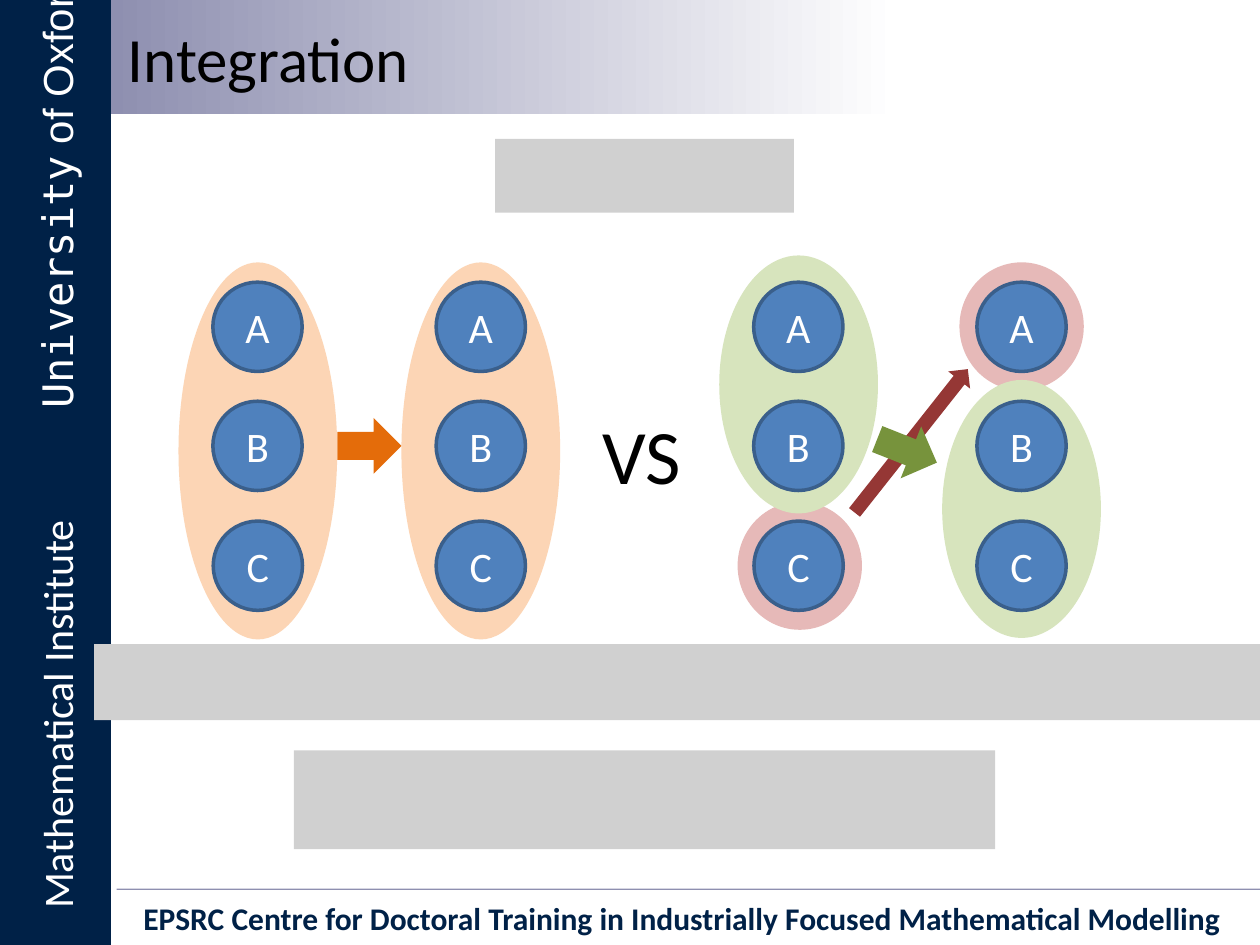
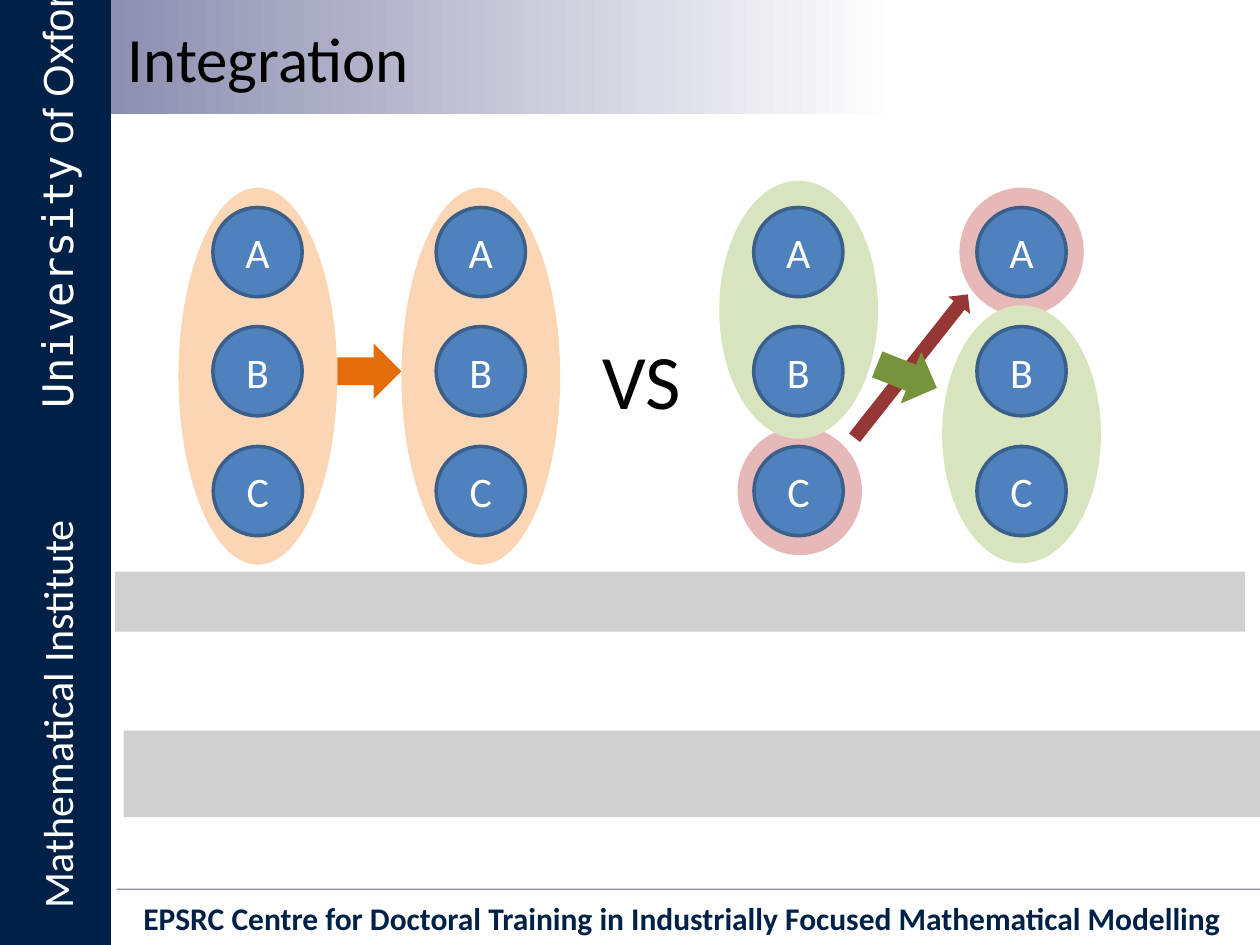
Before and after one commit to Ectheleon/IIT-Mini-Project, a slide deck: slide 7 of Writeup/Presentation/Integrated Information Theory for Organisational Consciousness.pptx (slide 8 before the commit). Drawn at 1260x945 pixels with LibreOffice and Linux fonts; fonts in the diff are those of the drawing; grey boxes stand for pictures; background and template pictures are left out. Boxes give left, top, right and bottom in pixels: in the first picture for what was removed or moved away, otherwise in the second. Text is boxed around its words. In the diff, an @@ line names an element or a change of style, - is before the commit and + after.

```diff
--- a/Writeup/Presentation/Integrated Information Theory for Organisational Consciousness.pptx
+++ b/Writeup/Presentation/Integrated Information Theory for Organisational Consciousness.pptx
@@ picture removed at (x1=495, y1=139, x2=794, y2=213) @@
@@ 18 ellipses, 3 right arrows, 1 text moved together from (x1=179, y1=256, x2=1101, y2=639) to (x1=179, y1=180, x2=1101, y2=564) @@
@@ picture added at (x1=115, y1=572, x2=1245, y2=633) @@
@@ picture removed at (x1=94, y1=644, x2=1260, y2=719) @@
@@ picture resized from (x1=294, y1=750, x2=995, y2=848) to (x1=123, y1=731, x2=1260, y2=818) @@
```
Also in this commit, not shown: 7 other slides changed, 11 slides added, 13 slides removed.
